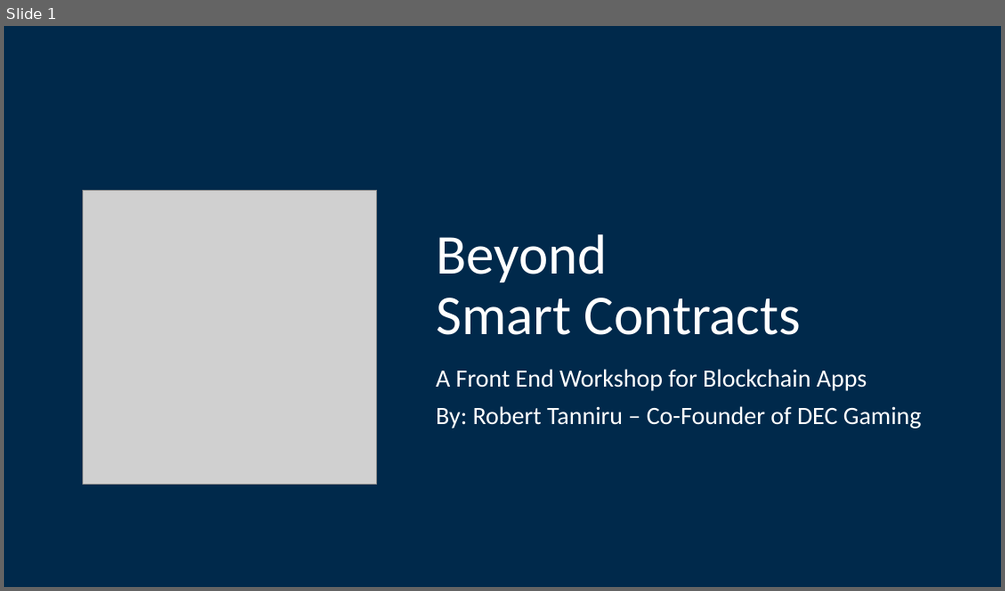
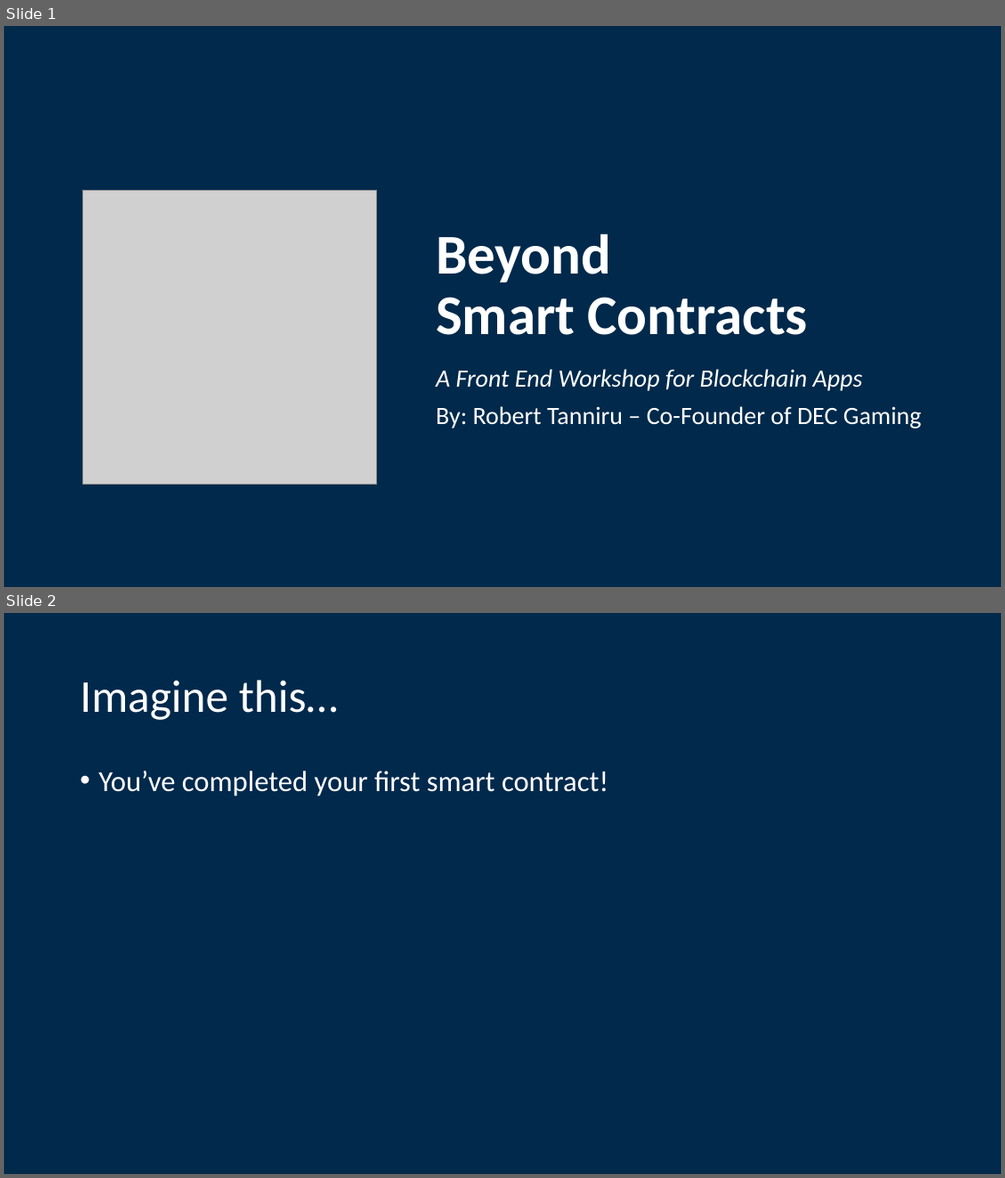
Before and after one commit to Blockchain-at-Michigan/Front-End-Workshop, a slide deck: presentation/Workshop_12_2_18.pptx. Shown one above the other, each under a label of ours: slide 1 before the commit, slides 1 and 2 after it. The pictures are 1005x591 and 1005x1178 pixels, drawn with LibreOffice and Linux fonts; fonts in the diff are those of the drawing; grey boxes stand for pictures. Boxes give left, top, right and bottom in pixels: in the first picture for what was removed or moved away, otherwise in the second. Text is boxed around its words. In the diff, an @@ line names an element or a change of style, - is before the commit and + after.

```diff
--- a/presentation/Workshop_12_2_18.pptx
+++ b/presentation/Workshop_12_2_18.pptx
@@ slide 2 added at bbox=[4, 613, 1001, 1174], background #01294C @@
@@ title added at bbox=[80, 680, 338, 720], 44 pt, text #FFFFFF @@
+Imagine this…
@@ text added at bbox=[98, 771, 608, 796], 28 pt, text #FFFFFF @@
+• You’ve completed your first smart contract!
@@ slide 1 changed as well @@
@@ title "Beyond Smart Contracts" at bbox=[436, 233, 808, 335]: bold on @@
@@ subtitle at bbox=[436, 369, 863, 391]: italic on in "A Front End Workshop for Blockchain Apps" @@
```
Also in this commit, not shown: 6 other slides changed, 4 other slides added, 2 slides removed, 2 other files.
